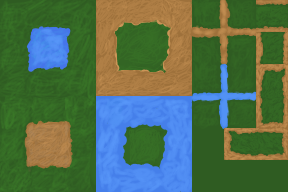
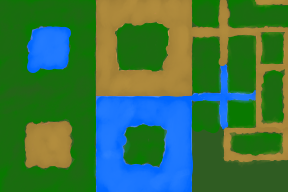
Before/after of a w=288, h=192 layered artwork. What changed in the layer stack:
painted on "Paint Layer 1 Merged" over [0, 0, 288, 192]
